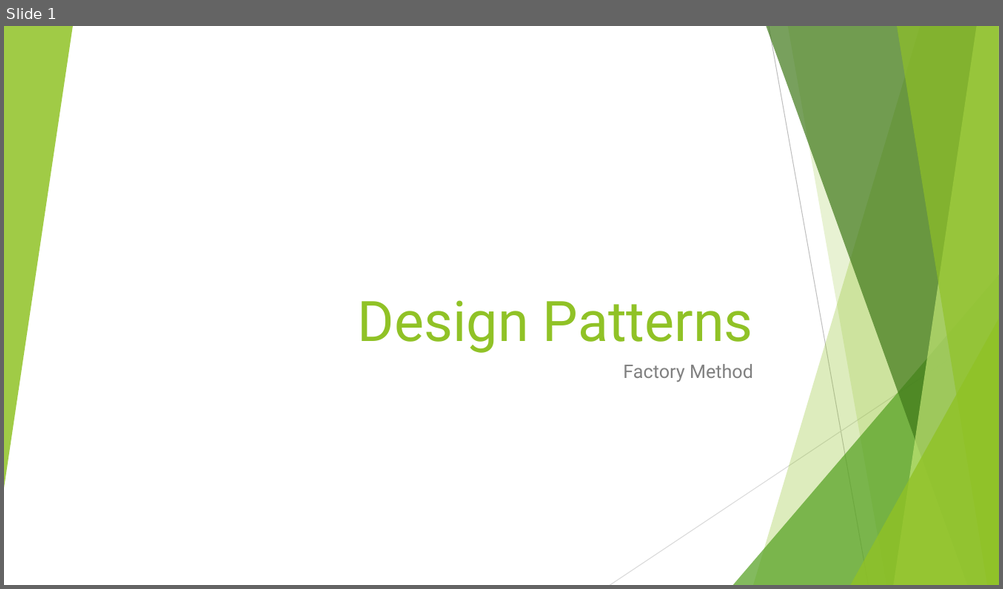
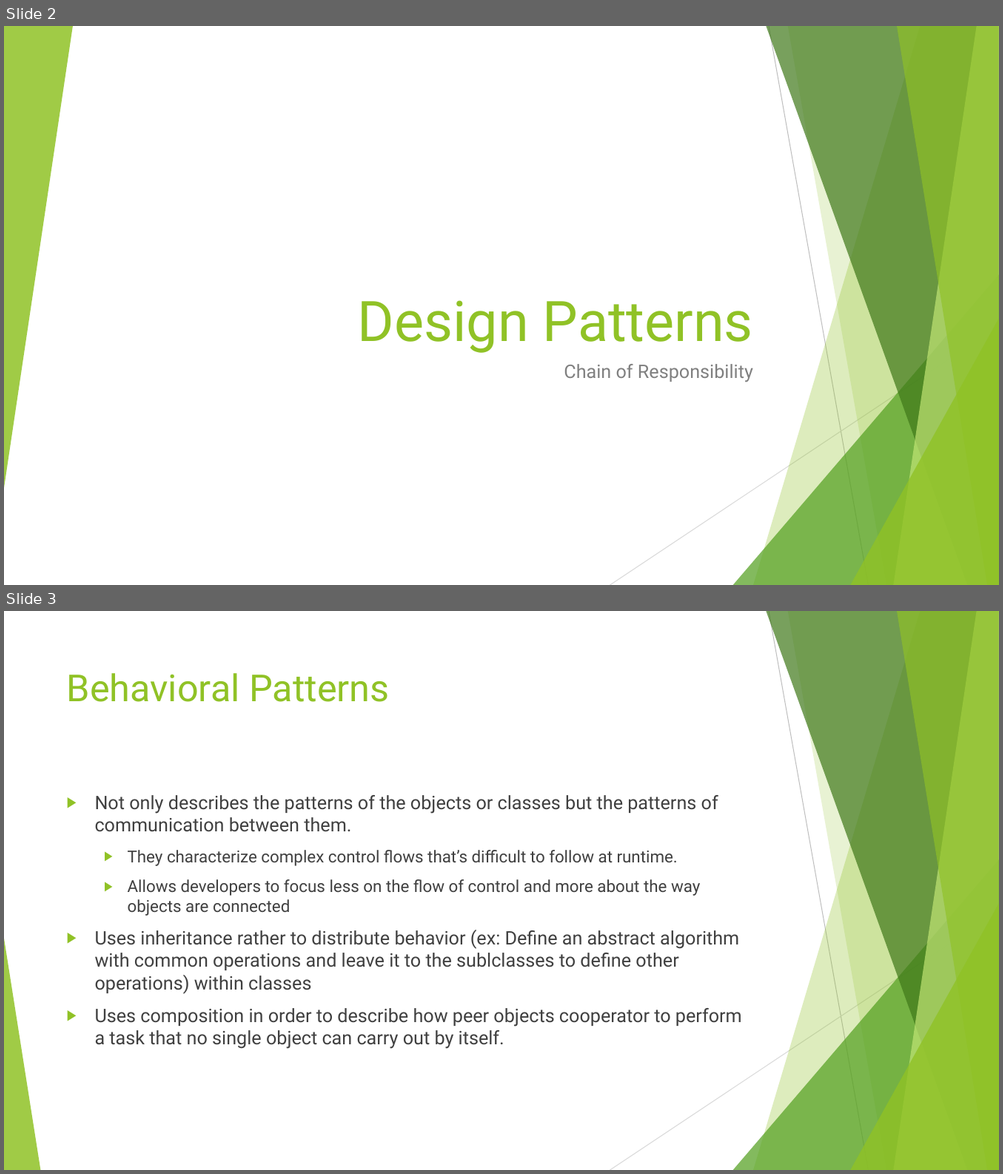
Before and after one commit to cmelende/Design-Patterns, a slide deck: Notes/Powerpoints/Chain Of Responsibility.pptx. Shown one above the other, each under a label of ours: slide 1 before the commit, slides 2 and 3 after it. The pictures are 1003x589 and 1003x1174 pixels, drawn with LibreOffice and Linux fonts; fonts in the diff are those of the drawing. Boxes give left, top, right and bottom in pixels: in the first picture for what was removed or moved away, otherwise in the second. Text is boxed around its words. In the diff, an @@ line names an element or a change of style, - is before the commit and + after.

```diff
--- a/Notes/Powerpoints/Chain Of Responsibility.pptx
+++ b/Notes/Powerpoints/Chain Of Responsibility.pptx
@@ slide 3 added at (4,611,999,1170), background #FFFFFF; not listed: 9 template elements that a slide beside it also shows @@
@@ title added at (67,673,389,702), 36 pt, text #90C226 @@
+Behavioral Patterns
@@ text added at (95,795,742,1049), 18 pt, text #404040 @@
+▶ Not only describes the patterns of the objects or classes but the patterns of communication between them.
+  ▶ They characterize complex control flows that’s difficult to follow at runtime.
+  ▶ Allows developers to focus less on the flow of control and more about the way objects are connected
+▶ Uses inheritance rather to distribute behavior (ex: Define an abstract algorithm with common operations and leave it to the sublclasses to define other operations) within classes
+▶ Uses composition in order to describe how peer objects cooperator to perform a task that no single object can carry out by itself.
@@ triangle added at (4,939,40,1170), fill #90C226 at 85% opacity @@
@@ what was slide 1 is now slide 2 @@
@@ slide 2 changed as well @@
@@ subtitle at (563,364,753,383): text changed @@
-Factory Method
+Chain of Responsibility
```
Also in this commit, not shown: 2 other slides changed, 1 other slide added, 4 slides removed.
